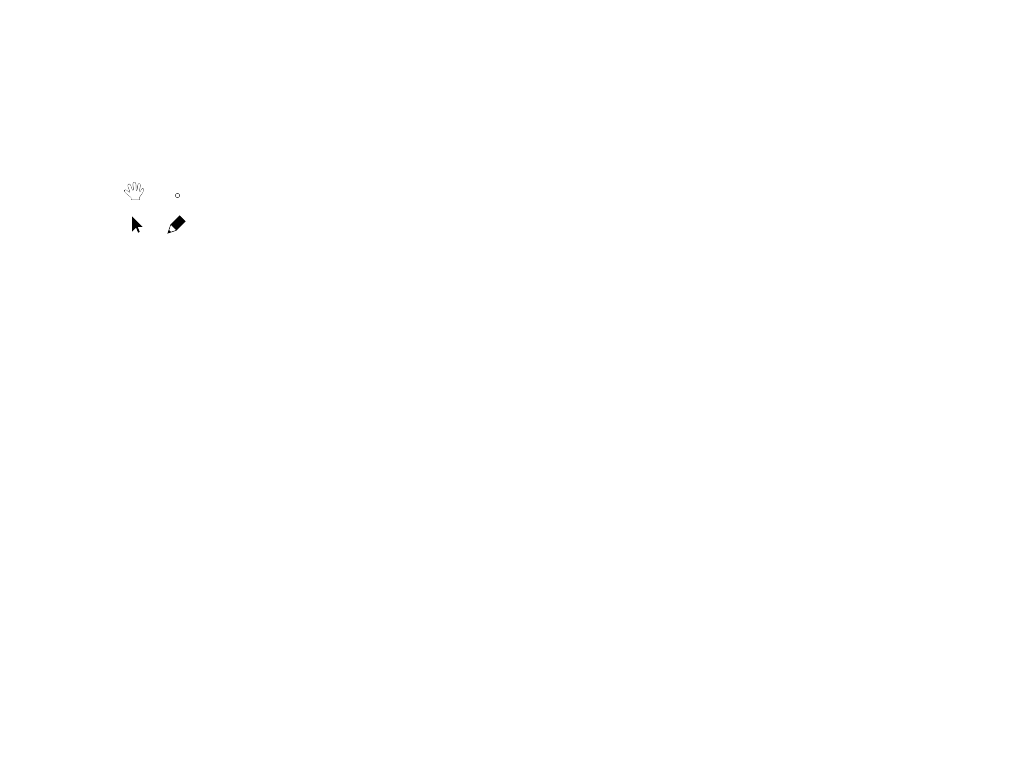
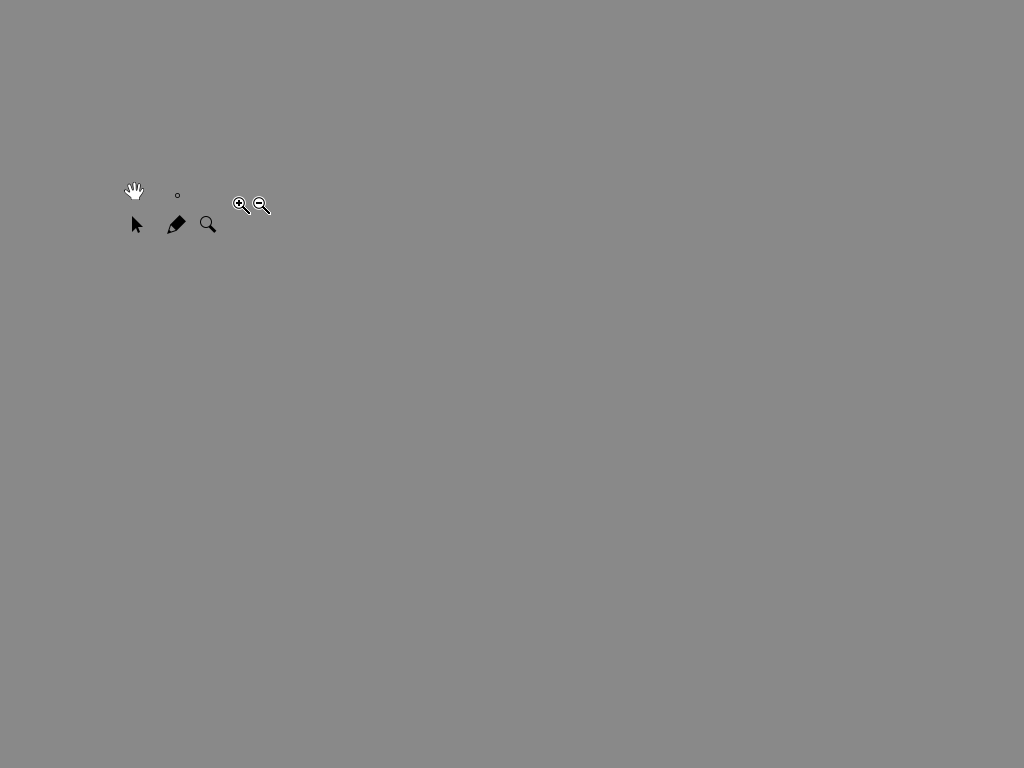
Revision of a layered (1024, 768) image; what changed, layer by layer:
added group "cursor" with 14 layers in group "Group 1" over (124, 182, 271, 215)
added group "zoomout" with 3 layers in group "cursor" over (253, 197, 271, 215)
moved "Layer 1" (1st of 2, in "Group 1" › "cursor" › "zoomout") into group "zoomout", painted on it over (256, 202, 271, 215)
added layer "Ellipse 2 copy" (1st of 2, in "Group 1" › "cursor" › "zoomout") in group "zoomout" over (255, 199, 263, 207)
added layer "Ellipse 2" (1st of 2, in "Group 1" › "cursor" › "zoomout") in group "zoomout" over (253, 197, 265, 209)
added group "zoomin" with 3 layers in group "cursor" over (233, 197, 251, 215)
added layer "Layer 1" (2nd of 2, in "Group 1" › "cursor" › "zoomin") in group "zoomin" over (236, 200, 251, 215)
added layer "Ellipse 2 copy" (2nd of 2, in "Group 1" › "cursor" › "zoomin") in group "zoomin" over (235, 199, 243, 207)
added layer "Ellipse 2" (2nd of 2, in "Group 1" › "cursor" › "zoomin") in group "zoomin" over (233, 197, 245, 209)
added group "brush" (1st of 2, in "Group 1" › "cursor") with 1 layers in group "cursor" over (175, 193, 180, 198)
moved "brush" (2nd of 2, in "Group 1" › "cursor" › "brush") into group "brush" over (175, 193, 180, 198)
moved "hand" into group "cursor" over (124, 182, 144, 200)
added group "icons" with 3 layers in group "Group 1" over (132, 215, 217, 234)
added layer "zoom" in group "icons" over (200, 216, 217, 233)
moved "pointer" into group "icons" over (132, 216, 143, 233)
moved "pencil" into group "icons" over (167, 215, 186, 234)
painted on "Background" over (0, 0, 1024, 768)
